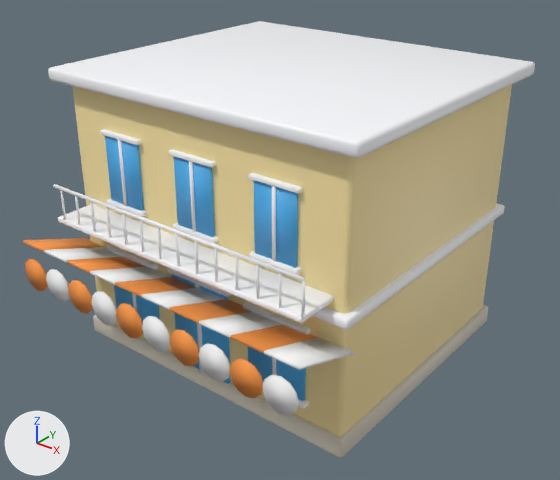
What one commit did to the glTF model public/assets/structures/shop_yellow.glb.
Before and after are seen from a 50 mm lens placed at (11.19, -14.55, 11.54), pointed at (0.25, -0.88, 3.06). Lighting does not change. The marker at lower left points along +X, +Y and +Z. The first picture is the older version. Vertices at exactly the same position are counted once.

Before the edit, the objects in view are built like this:
```python
me_shop_yellow = bpy.data.meshes.new('shop_yellow')
me_shop_yellow.from_pydata(...)  # 1466 vertices, 2740 faces; spans x -4.35..4.35, y -5.31..3.85, z 0.0..7.26
# faces by material slot: [108, 1892, 108, 72, 280, 280]
me_shop_yellow.materials.append(mat_m_plasteryellow)  # beige #f8e3a4
me_shop_yellow.materials.append(mat_m_white)  # white #fbfcff
me_shop_yellow.materials.append(mat_m_stone)  # pale yellow #cfc8b8
me_shop_yellow.materials.append(mat_m_glassblue)  # blue #4fb4f2
me_shop_yellow.materials.append(mat_m_fabricorange)  # orange #ff9a45
me_shop_yellow.materials.append(mat_m_fabricwhite)  # white #fdfdfd
ob_shop_yellow = bpy.data.objects.new('shop_yellow', me_shop_yellow)
ob_shop_yellow.location = (0.0, 0.0, 0.0)
```
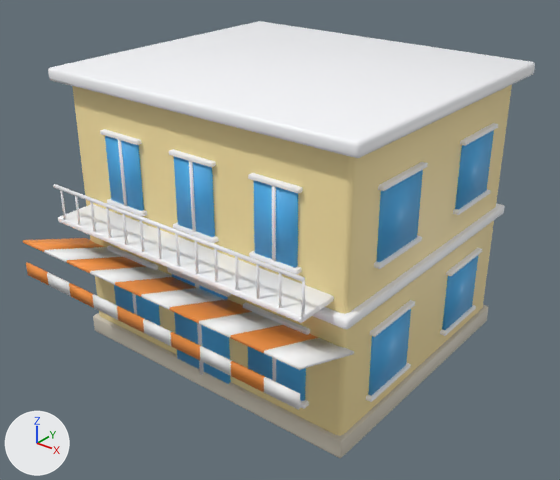
Location of each change, (x1, y1, x2, y2) in pixels of the pictures (560 x 480 px):
part 1 of me_shop_yellow, added: after (366, 363, 411, 402)
part 2 of me_shop_yellow, added: after (370, 300, 415, 337)
part 3 of me_shop_yellow, added: after (440, 305, 476, 336)
part 4 of me_shop_yellow, added: after (446, 248, 482, 276)
part 5 of me_shop_yellow, added: after (374, 235, 422, 269)
part 6 of me_shop_yellow, added: after (378, 162, 428, 191)
part 7 of me_shop_yellow, added: after (453, 189, 490, 215)
part 8 of me_shop_yellow, added: after (460, 123, 498, 146)
part 9 of me_shop_yellow, rebuilt (13% shorter): before (169, 329, 263, 398); after (170, 332, 265, 392)
part 10 of me_shop_yellow, rebuilt (16% shorter): before (46, 269, 117, 326); after (47, 272, 118, 320)
part 11 of me_shop_yellow, deleted: before (116, 303, 170, 352)
part 12 of me_shop_yellow, deleted (orange): before (25, 259, 48, 291)
part 13 of me_shop_yellow, deleted: before (262, 374, 299, 416)
part 14 of me_shop_yellow, added (blue): after (368, 130, 494, 396)
part 15 of me_shop_yellow, added: after (117, 306, 172, 346)
part 16 of me_shop_yellow, added: after (26, 262, 49, 285)
part 17 of me_shop_yellow, added: after (264, 377, 300, 410)

What changed in the scene script:
```text
Change me_shop_yellow:
    remove me_shop_yellow.from_pydata(...)  # 1466 vertices, 2740 faces; spans x -4.35..4.35, y -5.31..3.85, z 0.0..7.26
    add me_shop_yellow.from_pydata(...)  # 2976 vertices, 5612 faces; spans x -4.35..4.35, y -5.26..3.85, z 0.0..7.26
    me_shop_yellow part 1: the loose piece of 56 vertices spanning x -4.1..4.1, y -3.6..3.6, z 0.0..0.5 is copied, and the copy is scaled about its middle by (0.0267, 0.235, 0.176), then moved by (4.03, -1.7, 0.71), in mat_m_white (white #fbfcff); it spans x 3.91..4.15, y -2.55..-0.85, z 0.91..1.01
    me_shop_yellow part 2: the loose piece of 56 vertices spanning x -4.15..4.15, y -3.65..3.65, z 3.3..3.55 is copied, and the copy is scaled about its middle by (0.024, 0.232, 0.42), then moved by (4.02, -1.7, -0.78); it spans x 3.91..4.13, y -2.55..-0.85, z 2.59..2.69
    me_shop_yellow part 3: the loose piece of 56 vertices spanning x -4.1..4.1, y -3.6..3.6, z 0.0..0.5 is copied, and the copy is scaled about its middle by (0.0267, 0.235, 0.176), then moved by (4.03, 1.7, 0.71), in mat_m_white (white #fbfcff); it spans x 3.91..4.15, y 0.85..2.55, z 0.91..1.01
    me_shop_yellow part 4: the loose piece of 56 vertices spanning x -4.15..4.15, y -3.65..3.65, z 3.3..3.55 is copied, and the copy is scaled about its middle by (0.024, 0.232, 0.42), then moved by (4.02, 1.7, -0.78); it spans x 3.91..4.13, y 0.85..2.55, z 2.59..2.69
    me_shop_yellow part 5: the loose piece of 56 vertices spanning x -4.15..4.15, y -3.65..3.65, z 3.3..3.55 is copied, and the copy is scaled about its middle by (0.0264, 0.232, 0.42), then moved by (4.03, -1.7, 0.84); it spans x 3.91..4.15, y -2.55..-0.85, z 4.21..4.31
    me_shop_yellow part 6: the loose piece of 56 vertices spanning x -4.35..4.35, y -3.85..3.85, z 6.94..7.26 is copied, and the copy is scaled about its middle by (0.0229, 0.22, 0.332), then moved by (4.02, -1.7, -1.16); it spans x 3.91..4.13, y -2.55..-0.85, z 5.89..5.99
    me_shop_yellow part 7: the loose piece of 56 vertices spanning x -4.0..4.0, y -3.5..3.5, z 0.0..7.0 is copied, and the copy is scaled about its middle by (0.0276, 0.244, 0.0113), then moved by (4.03, 1.7, 0.76), in mat_m_white (white #fbfcff); it spans x 3.91..4.15, y 0.85..2.55, z 4.21..4.31
    me_shop_yellow part 8: the loose piece of 56 vertices spanning x -4.35..4.35, y -3.85..3.85, z 6.94..7.26 is copied, and the copy is scaled about its middle by (0.0229, 0.22, 0.332), then moved by (4.02, 1.7, -1.16); it spans x 3.91..4.13, y 0.85..2.55, z 5.89..5.99
    me_shop_yellow part 9: the loose piece of 68 vertices spanning x 0.84..3.36, y -5.31..-5.26, z 2.14..2.98 is rebuilt with 16 vertices and now spans x 0.84..3.36, y -5.26..-5.21, z 2.41..2.75
    me_shop_yellow part 10: the loose piece of 68 vertices spanning x -3.36..-0.84, y -5.31..-5.26, z 2.14..2.98 is rebuilt with 16 vertices and now spans x -3.36..-0.84, y -5.26..-5.21, z 2.41..2.75
    me_shop_yellow part 11: the loose piece of 46 vertices spanning x -0.84..0.84, y -5.31..-5.26, z 2.14..2.98 is deleted
    me_shop_yellow part 12: the loose piece of 24 vertices spanning x -4.2..-3.36, y -5.31..-5.26, z 2.14..2.98 is deleted
    me_shop_yellow part 13: the loose piece of 24 vertices spanning x 3.36..4.2, y -5.31..-5.26, z 2.14..2.98 is deleted
    me_shop_yellow part 14: 96 vertices added at x -4.08..4.08, y -2.45..3.58, z 1.0..5.9
    me_shop_yellow part 15: 12 vertices added at x -0.84..0.84, y -5.26..-5.21, z 2.41..2.75
    me_shop_yellow part 16: 8 vertices added at x -4.2..-3.36, y -5.26..-5.21, z 2.41..2.75
    me_shop_yellow part 17: 8 vertices added at x 3.36..4.2, y -5.26..-5.21, z 2.41..2.75
    other edits to the shape of me_shop_yellow do not show in these pictures
```
